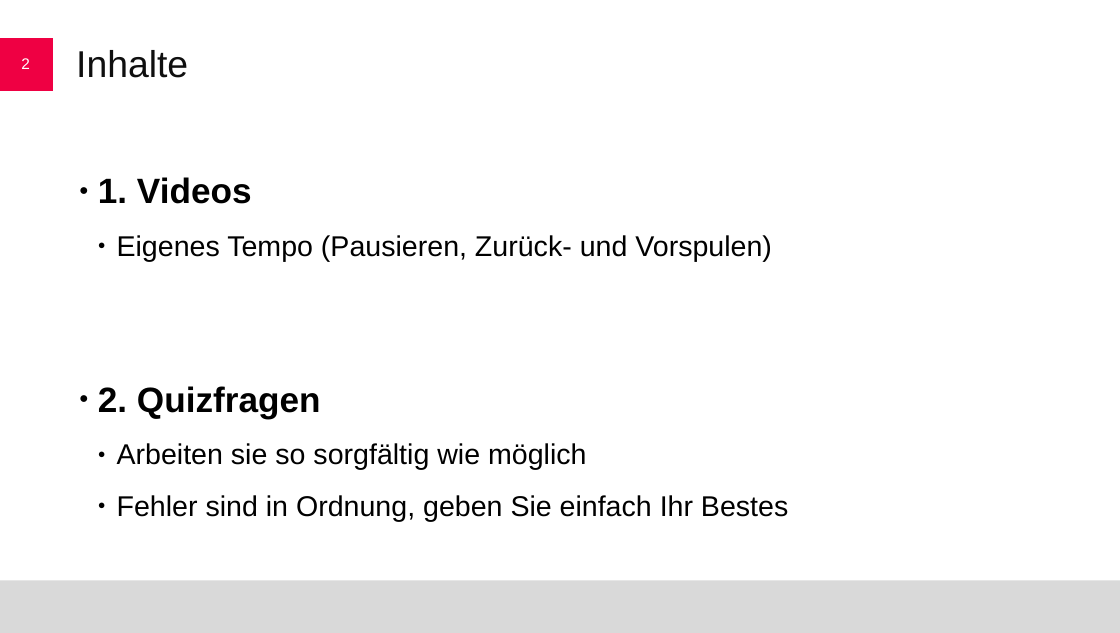
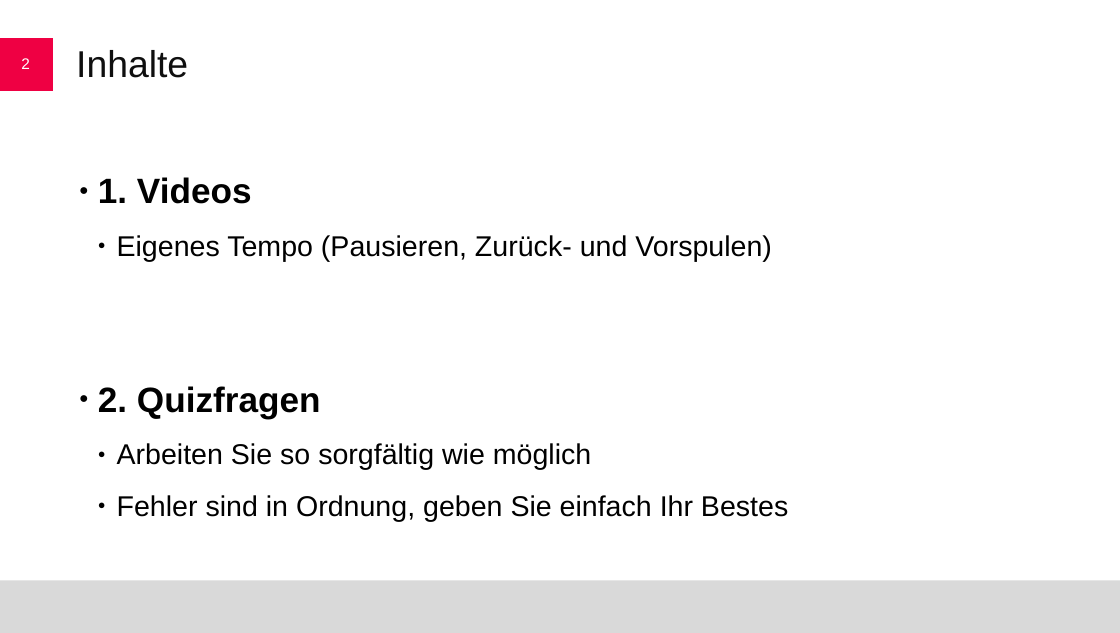
Before and after one commit to handlj/ba-thesis-microlearning-adhd-code, a slide deck: slide 2 of course-material/mature/slides/instructions/instructions.odp. Drawn at 1120x633 pixels with LibreOffice and Linux fonts; fonts in the diff are those of the drawing; background and template pictures are left out. Boxes give left, top, right and bottom in pixels: in the first picture for what was removed or moved away, otherwise in the second. Text is boxed around its words. In the diff, an @@ line names an element or a change of style, - is before the commit and + after.

```diff
--- a/course-material/mature/slides/instructions/instructions.odp
+++ b/course-material/mature/slides/instructions/instructions.odp
@@ text at (117,443,591,470): text changed @@
-  ● Arbeiten sie so sorgfältig wie möglich
+  ● Arbeiten Sie so sorgfältig wie möglich
```
Also in this commit, not shown: 6 other files.
